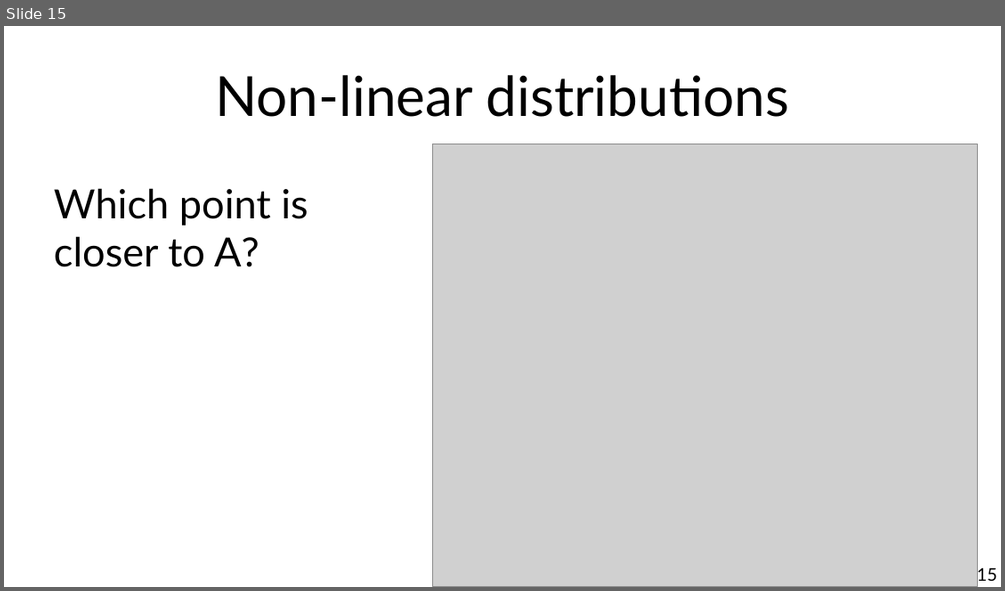
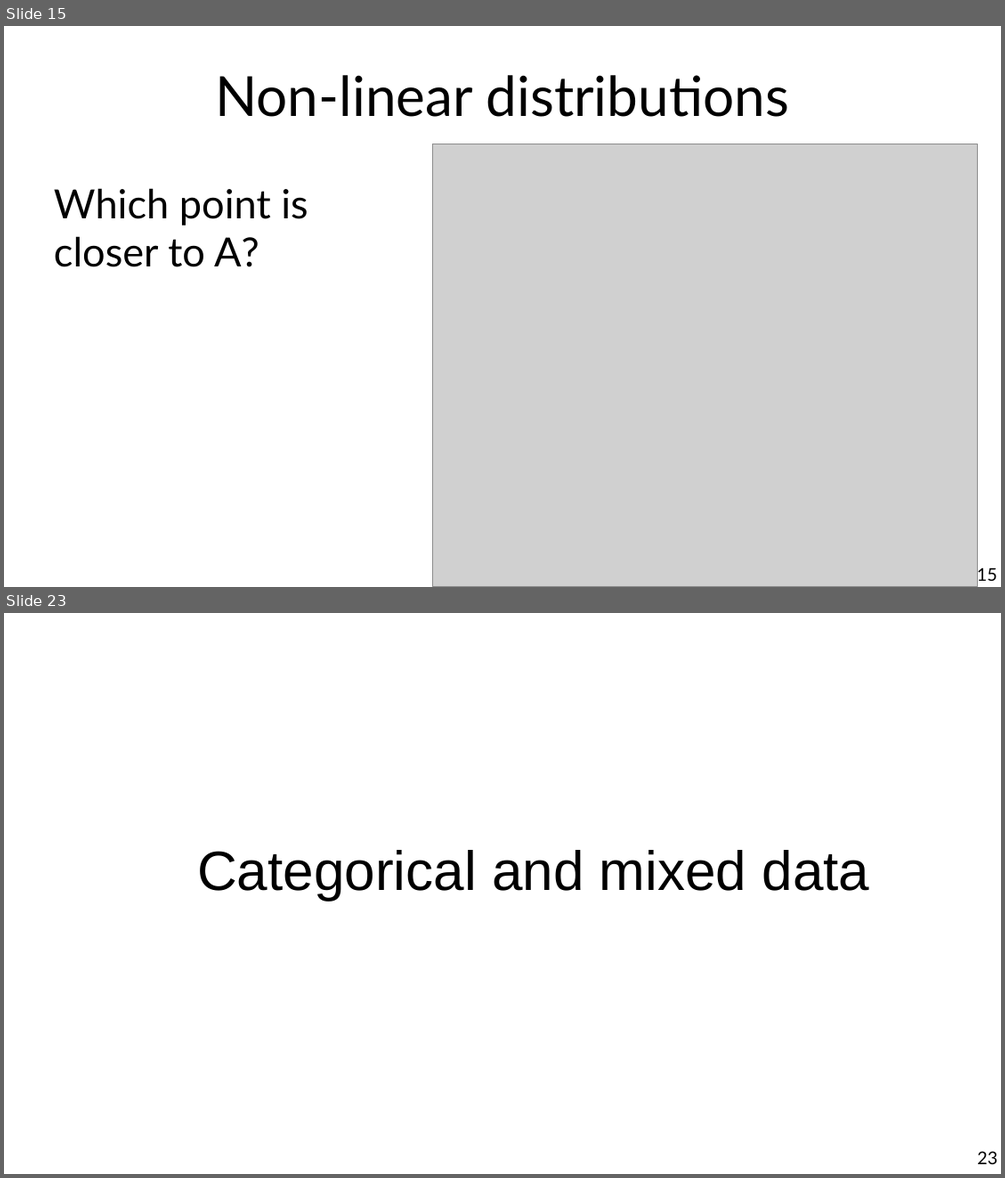
Before and after one commit to chatox/data-mining-course, a slide deck: theory/tt03_similarity.odp. Shown one above the other, each under a label of ours: slide 15 before the commit, slides 15 and 23 after it; the slides between them are not shown. The pictures are 1005x591 and 1005x1178 pixels, drawn with LibreOffice and Linux fonts; fonts in the diff are those of the drawing; grey boxes stand for pictures. Boxes give left, top, right and bottom in pixels: in the first picture for what was removed or moved away, otherwise in the second. Text is boxed around its words. In the diff, an @@ line names an element or a change of style, - is before the commit and + after.

```diff
--- a/theory/tt03_similarity.odp
+++ b/theory/tt03_similarity.odp
@@ slide 23 added at bbox=[4, 613, 1001, 1174], background #FFFFFF @@
@@ title added at bbox=[197, 850, 870, 900], 44 pt, text #000000 @@
+Categorical and mixed data
@@ page number added at bbox=[977, 1151, 997, 1164], 14 pt, text #000000 @@
+23
```
Also in this commit, not shown: 1 slide changed, 15 other slides added, 1 slide removed.
